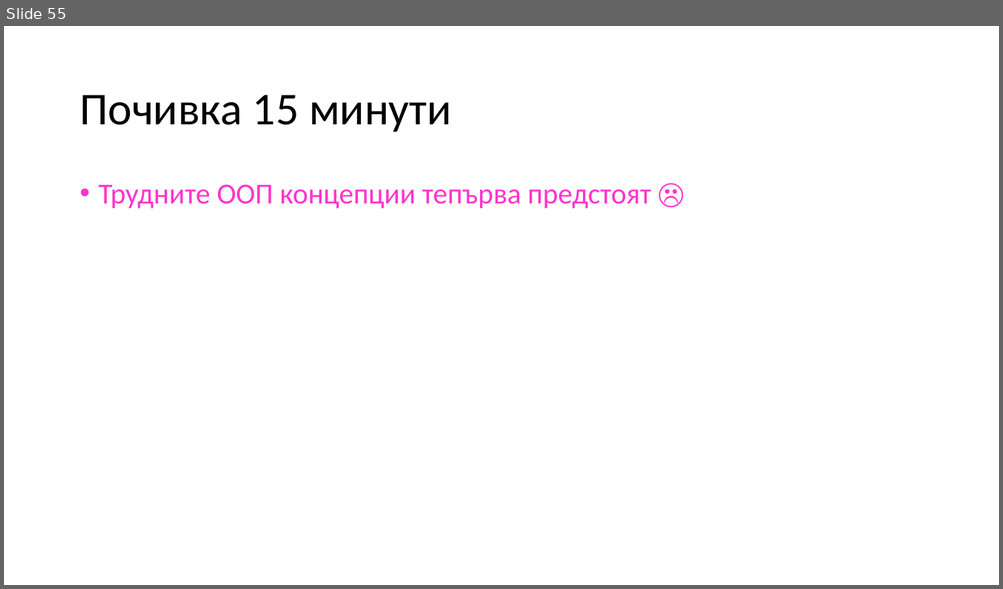
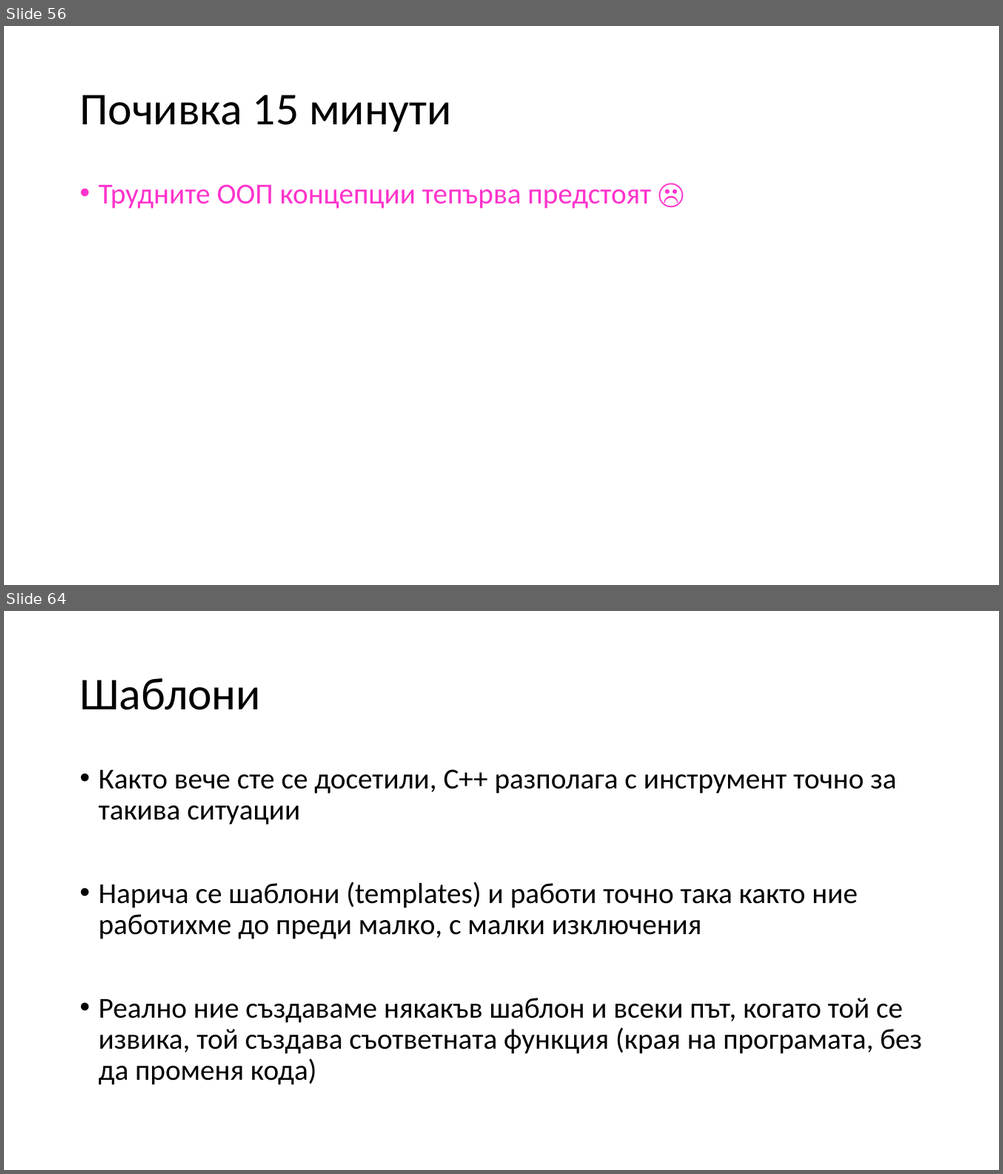
Before and after one commit to Mapmo/Uni-CPP, a slide deck: Object-Oriented Programming/Consultation 2/Consultation2.pptx. Shown one above the other, each under a label of ours: slide 55 before the commit, slides 56 and 64 after it; the slides between them are not shown. The pictures are 1003x589 and 1003x1174 pixels, drawn with LibreOffice and Linux fonts; fonts in the diff are those of the drawing. Boxes give left, top, right and bottom in pixels: in the first picture for what was removed or moved away, otherwise in the second. Text is boxed around its words. In the diff, an @@ line names an element or a change of style, - is before the commit and + after.

```diff
--- a/Object-Oriented Programming/Consultation 2/Consultation2.pptx
+++ b/Object-Oriented Programming/Consultation 2/Consultation2.pptx
@@ slide 64 added at bbox=[4, 611, 999, 1170], background #FFFFFF @@
@@ title added at bbox=[79, 678, 261, 710], 44 pt, text #000000 @@
+Шаблони
@@ text added at bbox=[99, 769, 922, 1085], 28 pt, text #000000 @@
+• Както вече сте се досетили, С++ разполага с инструмент точно за такива ситуации
+• Нарича се шаблони (templates) и работи точно така както ние работихме до преди малко, с малки изключения
+• Реално ние създаваме някакъв шаблон и всеки път, когато той се извика, той създава съответната функция (края на програмата, без да променя кода)
@@ what was slide 55 is now slide 56 @@
```
Also in this commit, not shown: 1 slide changed, 46 other slides added.
